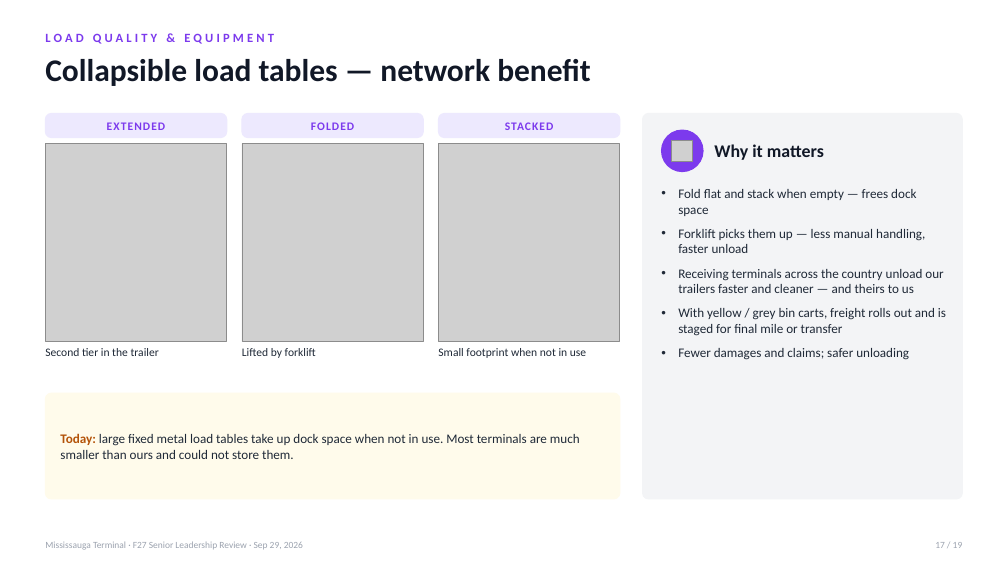
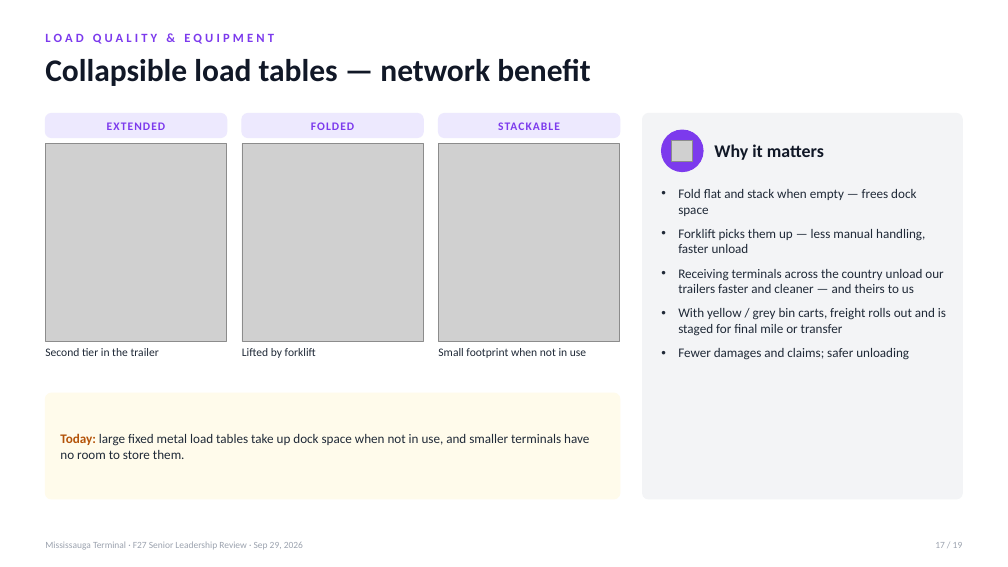
Before and after one commit to FuoriclasseX/mississauga-terminal-f26-cost-transformation-dashboard, a slide deck: slide 17 of presentation/Mississauga_F27_Leadership_Review_Sep29.pptx. Drawn at 1008x567 pixels with LibreOffice and Linux fonts; fonts in the diff are those of the drawing; grey boxes stand for pictures. Boxes give left, top, right and bottom in pixels: in the first picture for what was removed or moved away, otherwise in the second. Text is boxed around its words. In the diff, an @@ line names an element or a change of style, - is before the commit and + after.

```diff
--- a/presentation/Mississauga_F27_Leadership_Review_Sep29.pptx
+++ b/presentation/Mississauga_F27_Leadership_Review_Sep29.pptx
@@ text at [498, 122, 560, 130]: text changed @@
-STACKED
+STACKABLE
@@ text at [60, 433, 589, 459]: text changed @@
-Today: large fixed metal load tables take up dock space when not in use. Most terminals are much smaller than ours and could not store them.
+Today: large fixed metal load tables take up dock space when not in use, and smaller terminals have no room to store them.
```
Also in this commit, not shown: 14 other slides changed, 1 other file.
